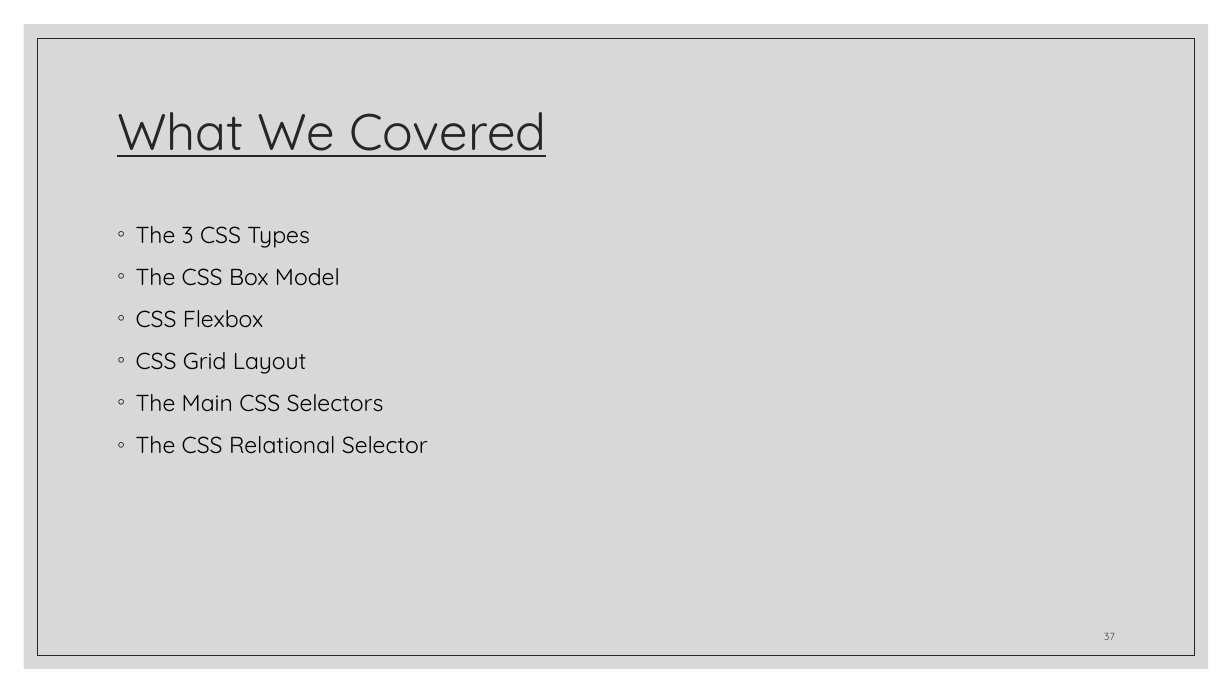
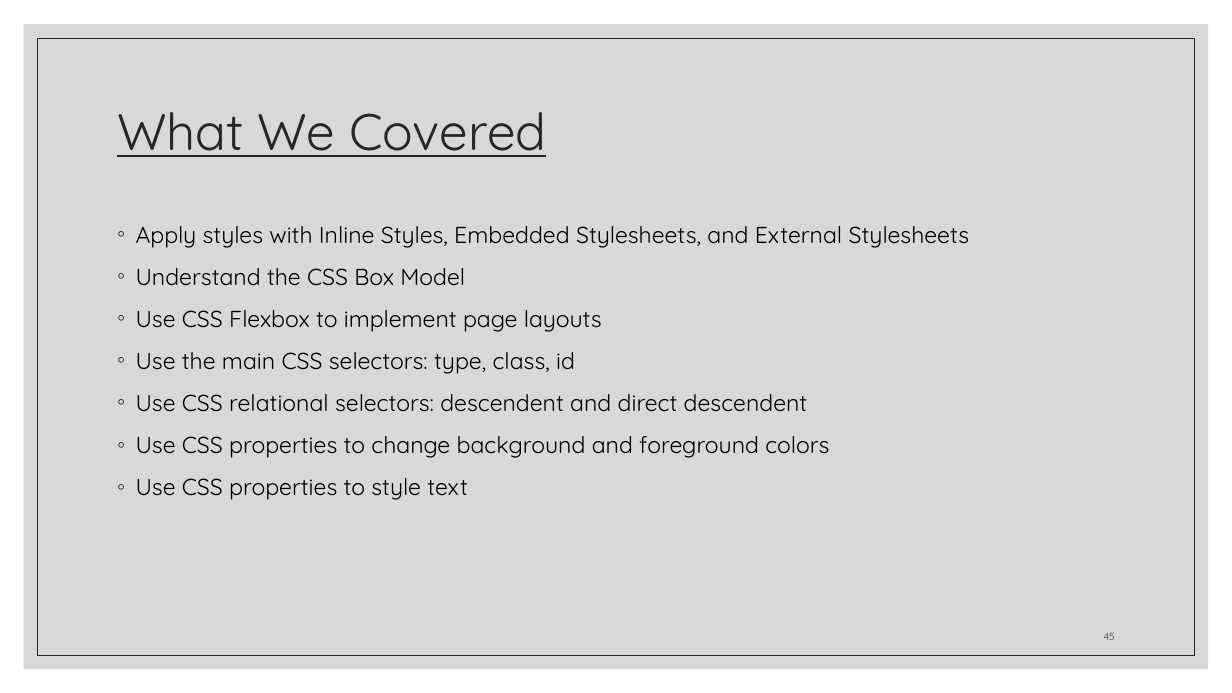
Before and after one commit to zackstotts/base-node-curriculum, a slide deck: slide 45 of unit_00/html_review/03 CSS.pptx (slide 37 before the commit). Drawn at 1232x693 pixels with LibreOffice and Linux fonts; fonts in the diff are those of the drawing. Boxes give left, top, right and bottom in pixels: in the first picture for what was removed or moved away, otherwise in the second. Text is boxed around its words. In the diff, an @@ line names an element or a change of style, - is before the commit and + after.

```diff
--- a/unit_00/html_review/03 CSS.pptx
+++ b/unit_00/html_review/03 CSS.pptx
@@ text at <box>136,226,970,500</box>: text changed @@
-◦ The 3 CSS Types
-◦ The CSS Box Model
-◦ CSS Flexbox
-◦ CSS Grid Layout
-◦ The Main CSS Selectors
-◦ The CSS Relational Selector
+◦ Apply styles with Inline Styles, Embedded Stylesheets, and External Stylesheets
+◦ Understand the CSS Box Model
+◦ Use CSS Flexbox to implement page layouts
+◦ Use the main CSS selectors: type, class, id
+◦ Use CSS relational selectors: descendent and direct descendent
+◦ Use CSS properties to change background and foreground colors
+◦ Use CSS properties to style text
@@ page number at <box>1104,633,1115,640</box>: text changed @@
-37
+45
```
Also in this commit, not shown: 9 other slides changed, 20 slides added, 13 slides removed.
